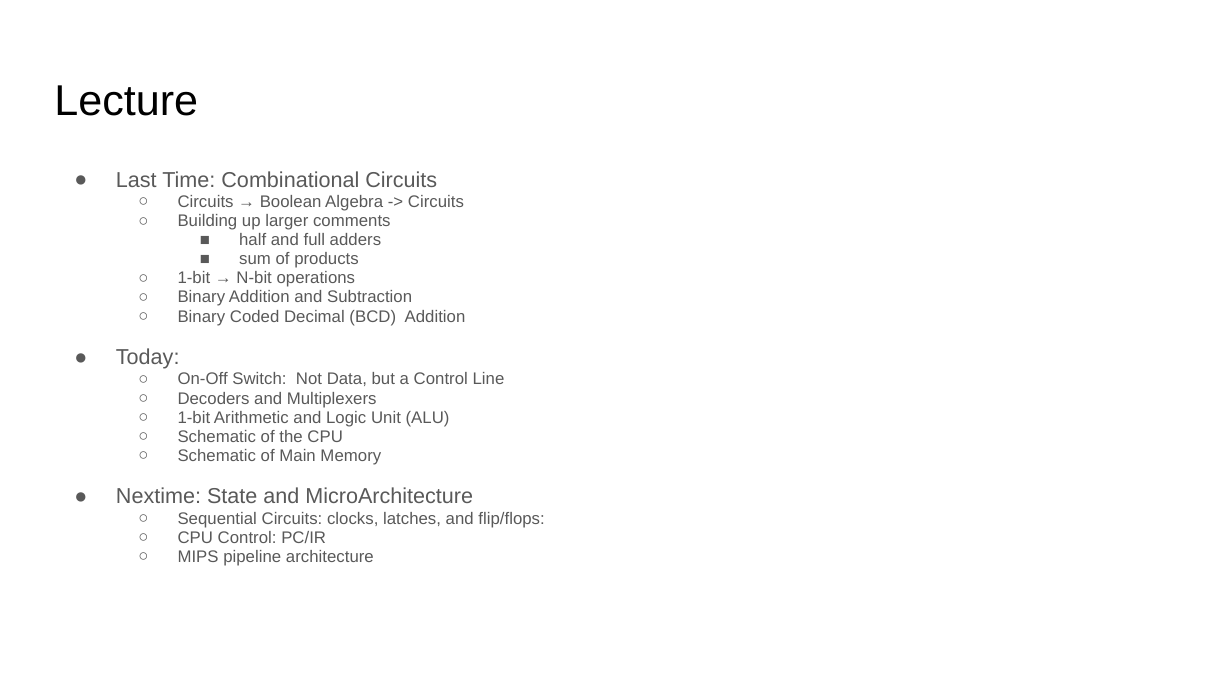
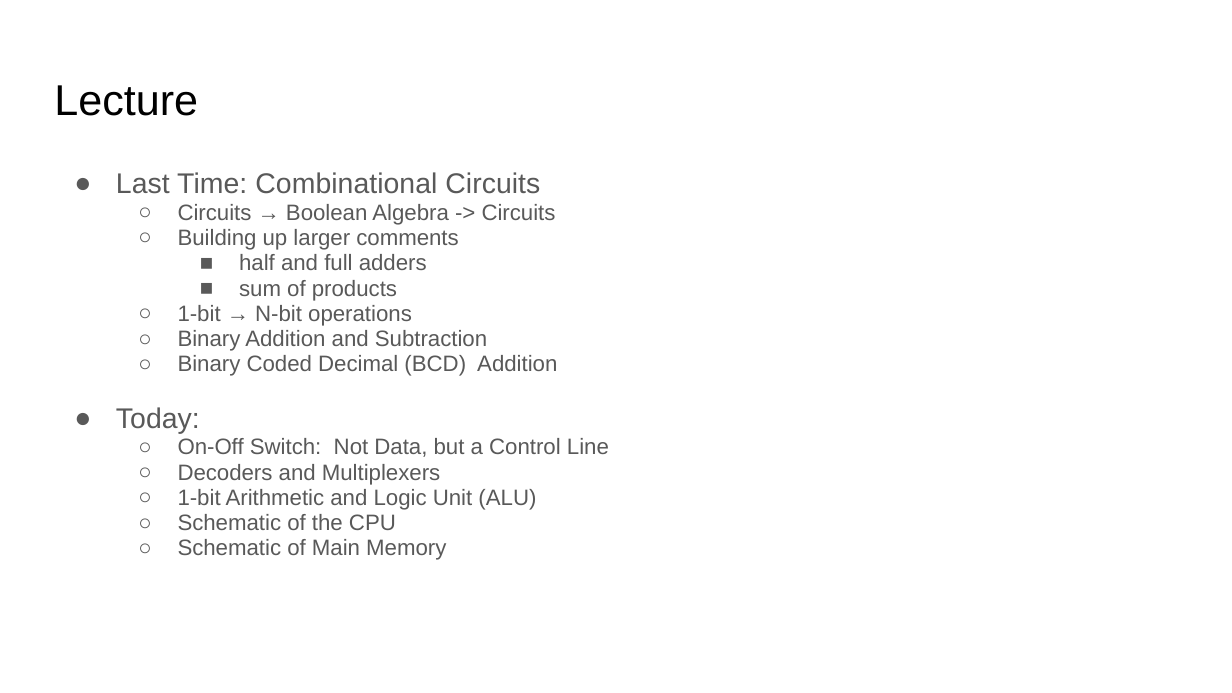
Before and after one commit to COMP122/comp122-s23, a slide deck: slide 1 of digital-logic/documents/.hidden/Control Lines and the CPU.pptx. Drawn at 1232x693 pixels with LibreOffice and Linux fonts; fonts in the diff are those of the drawing. Boxes give left, top, right and bottom in pixels: in the first picture for what was removed or moved away, otherwise in the second. Text is boxed around its words. In the diff, an @@ line names an element or a change of style, - is before the commit and + after.

```diff
--- a/digital-logic/documents/.hidden/Control Lines and the CPU.pptx
+++ b/digital-logic/documents/.hidden/Control Lines and the CPU.pptx
@@ text "Last Time: Combinational Circuits" at [116, 172, 609, 560]: size 12.6 to 16.6 pt in "Last Time: Combinational Circuits", "Today:"; size 9.8 to 12.9 pt in "Circuits → Boolean Algebra -> Circuits", "Building up larger comments", "half and full adders", "sum of products" and 8 more places @@
@@ text at [116, 487, 544, 566]: paragraphs removed @@
-● Nextime: State and MicroArchitecture
-  ○ Sequential Circuits: clocks, latches, and flip/flops:
-  ○ CPU Control: PC/IR
-  ○ MIPS pipeline architecture
```
Also in this commit, not shown: 16 other slides changed, 1 other file.
